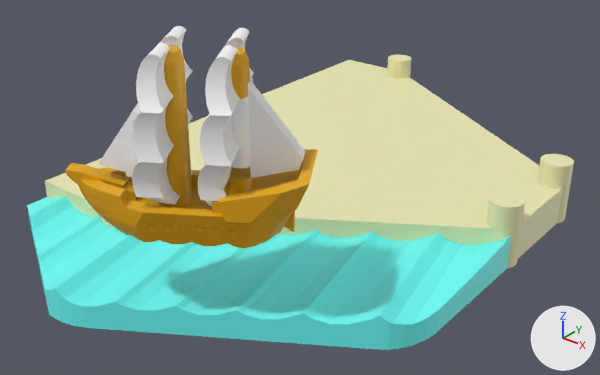
What one commit did to the glTF model public/assets/harbor_base.glb.
Camera for both pictures: a camera (50 mm lens) standing at (35.0, -83.2, 25.0) and looking at (5.6, -46.4, 2.2). The lights are fixed; the arrows at lower right show +X, +Y and +Z. The first picture is the older version. Vertices at exactly the same position are counted once.

Names of what the first picture shows: 'part_1'.
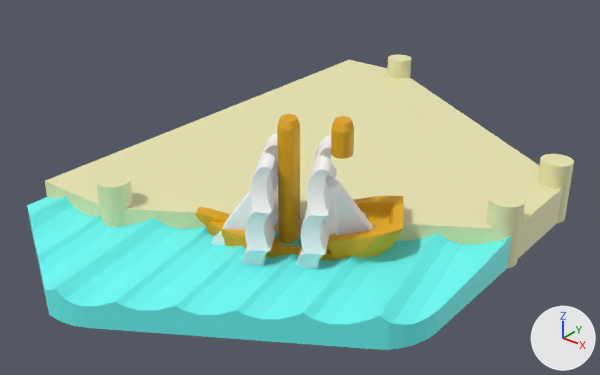
What differs and where, as boxes (x1, y1, x2, y2) in the pictures (600 x 375 px; the box of a moved part takes in the faces that stretch with it):
'part_1', reshaped (9% shorter)
    before: (27, 26, 574, 350)
    after: (27, 55, 574, 350)
part 1 of me_harbor_base___1, moved or reshaped
    before: (65, 46, 318, 248)
    after: (196, 114, 404, 260)
part 2 of me_harbor_base___1, moved or reshaped
    before: (231, 48, 250, 99)
    after: (331, 116, 354, 159)
part 3 of me_harbor_base___1, moved or reshaped
    before: (198, 28, 305, 206)
    after: (296, 136, 374, 268)
part 4 of me_harbor_base___1, moved or reshaped
    before: (98, 26, 193, 204)
    after: (211, 133, 279, 265)

The change, as a list of edits to the scene's bpy script:
```text
Change me_harbor_base___1:
    used by ob_part_1; location = (0.0, 0.0, 0.0)
    remove me_harbor_base___1.from_pydata(...)  # 7269 vertices, 14560 faces; spans x -7.3..18.9, y -63.0..-23.0, z 0.0..14.9
    add me_harbor_base___1.from_pydata(...)  # 7269 vertices, 14560 faces; spans x -7.3..18.9, y -63.0..-23.0, z 0.0..8.8
    me_harbor_base___1 part 1: the loose piece of 3184 vertices spanning x 3.4..14.7, y -62.1..-53.8, z 5.7..14.5 is moved by (0.0, 8.3, -5.7)
    me_harbor_base___1 part 2: the loose piece of 376 vertices spanning x 10.0..11.3, y -58.0..-56.6, z 12.6..14.5 is moved by (0.0, 8.3, -5.7)
    me_harbor_base___1 part 3: the loose piece of 1415 vertices spanning x 8.0..13.4, y -60.0..-54.6, z 7.6..14.9 is moved by (0.0, 7.0, -7.6)
    me_harbor_base___1 part 4: the loose piece of 1611 vertices spanning x 4.6..9.7, y -61.6..-56.2, z 7.6..14.9 is moved by (0.0, 7.0, -7.6)
    other edits to the shape of me_harbor_base___1 do not show in these pictures
```
